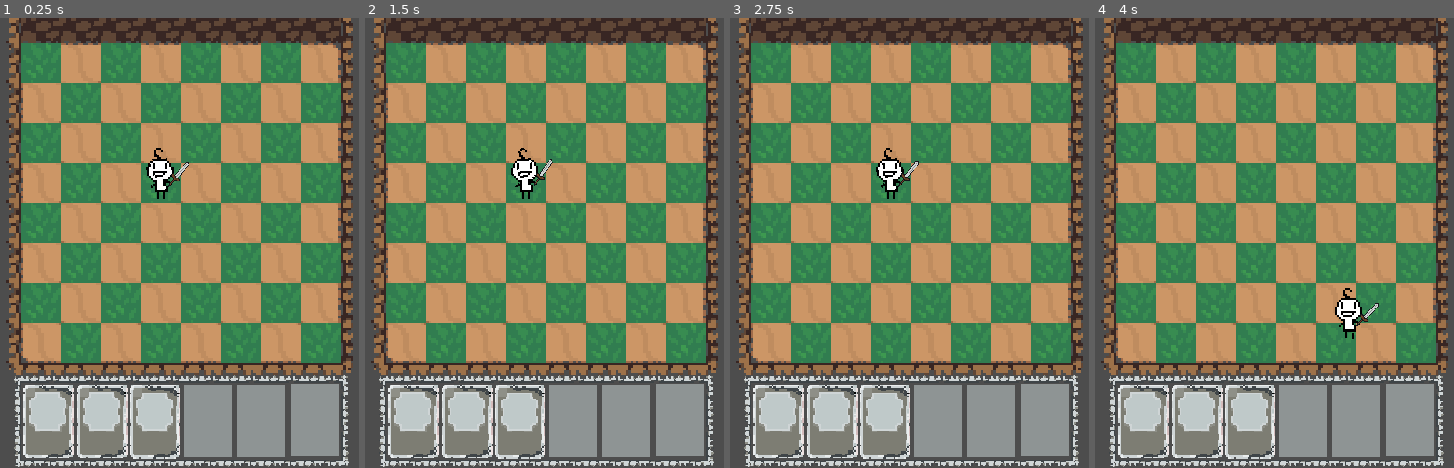
Above: before the commit, frames 1-4 (left to right).
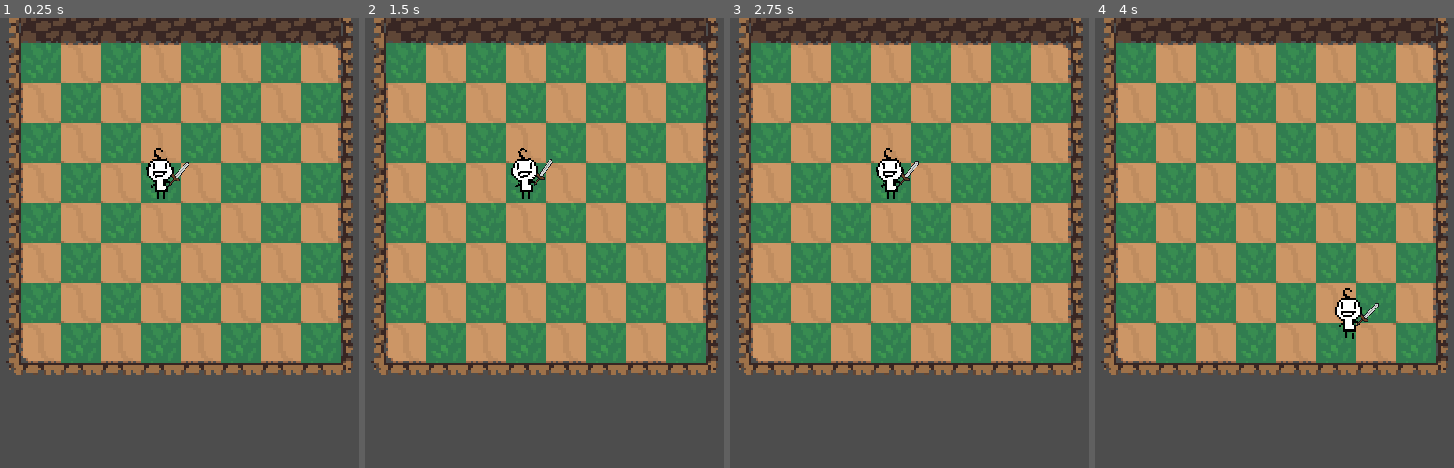
Above: after the commit, the same moments.

Repository: esp-ahz/demo
Game: Godot game, scene res://Level/demo_level/demo_level.tscn
Same seed, same stepped clock (60 frames per second), same inputs: the game is played once before the commit and once after it.
Inputs (mouse positions are in pixels of both pictures, inside the frame that each line leads up to):
- Up to frame 1 (0.25 s): no input
- Up to frame 2 (1.5 s): drag from (415, 423) to (627, 144) at 0.52 s; tap Enter at 1.25 s; drag from (465, 423) to (505, 333) at 1.27 s
- Up to frame 3 (2.75 s): tap Space at 2 s; move the mouse to (884, 423) at 2.02 s; press the mouse at (884, 423) at 2.03 s
- Up to frame 4 (4 s): release the mouse at (1249, 423) at 2.75 s; drag from (1235, 333) to (outside the picture) at 2.77 s; move the mouse to (outside the picture) at 3.52 s; press the mouse at (outside the picture) at 3.53 s

The runs differ from the first frame. In frame 1, 15% of the frame differs, in the area x 3-98%, y 79-100%; in frame 2, 15%; in frame 3, 15%; in frame 4, 15%.
Error after the commit: Invalid assignment of property or key 'cards' with value of type 'Array' on a base object of type 'Node2D (deck.gd)'. (res://Level/demo_level/demo_level.gd:20)

Commit message:
chore: generate cards when init level

Diff:
--- /dev/null
+++ b/Level/demo_level/demo_level.gd
@@ -0,0 +1,30 @@
+extends Node2D
+
+var card = preload("res://Card/card.tscn")
+var deck = preload("res://Deck/deck.tscn")
+
+const kMaxCardNum = 7
+const kCardNum = 5
+
+var _deck
+var _playerCard = []
+
+func init_player_card():
+	_playerCard.resize(kMaxCardNum)
+
+	for i in range(kCardNum):
+		_playerCard[i] = card.instantiate()
+
+	_deck = deck.instantiate()
+	_deck.position = Vector2(75, 908)
+	_deck.cards = _playerCard
+	_deck._render_deck()
+	add_child(_deck)
+
+
+func _ready():
+	init_player_card()
+
+
+func _process(delta):
+	pass
--- a/Level/demo_level/demo_level.tscn
+++ b/Level/demo_level/demo_level.tscn
@@ -1,5 +1,6 @@
-[gd_scene load_steps=21 format=3 uid="uid://ccssf4oxm2uka"]
-
+[gd_scene load_steps=20 format=3 uid="uid://ccssf4oxm2uka"]
+
+[ext_resource type="Script" path="res://Level/demo_level/demo_level.gd" id="1_mbudl"]
 [ext_resource type="Texture2D" uid="uid://byulaet3n0mjk" path="res://assets/World/DirtTileset.png" id="1_ny5t6"]
 [ext_resource type="Texture2D" uid="uid://xwmm5xdaoua3" path="res://assets/World/Grass.png" id="2_r5rkj"]
 [ext_resource type="Texture2D" uid="uid://c1p3rhbtj0ire" path="res://assets/World/GrassBackground.png" id="3_m0sii"]
@@ -10,8 +11,6 @@
 [ext_resource type="Script" path="res://Level/demo_level/TileMap.gd" id="8_fq72i"]
 [ext_resource type="Script" path="res://Level/demo_level/Camera.gd" id="9_p5yiv"]
 [ext_resource type="PackedScene" uid="uid://ckr5f1dlayii2" path="res://Player/player_dummy/player_dummy.tscn" id="10_y361g"]
-[ext_resource type="PackedScene" uid="uid://bpgcklclaiyiv" path="res://Deck/deck.tscn" id="11_mbbmm"]
-[ext_resource type="PackedScene" uid="uid://ck6cvin8qwktw" path="res://Card/card.tscn" id="12_qfhyo"]
 
 [sub_resource type="TileSetAtlasSource" id="TileSetAtlasSource_6ttqc"]
 texture = ExtResource("1_ny5t6")
@@ -255,6 +254,7 @@
 sources/6 = SubResource("TileSetAtlasSource_1vy12")
 
 [node name="demo_map" type="Node2D"]
+script = ExtResource("1_mbudl")
 
 [node name="TileMap" type="TileMap" parent="."]
 scale = Vector2(6, 6)
@@ -284,15 +284,3 @@
 
 [node name="CharacterBody2D" parent="." instance=ExtResource("10_y361g")]
 position = Vector2(144, 144)
-
-[node name="deck" parent="." instance=ExtResource("11_mbbmm")]
-position = Vector2(75, 908)
-
-[node name="card" parent="." instance=ExtResource("12_qfhyo")]
-position = Vector2(66, 908)
-
-[node name="card2" parent="." instance=ExtResource("12_qfhyo")]
-position = Vector2(195, 908)
-
-[node name="card3" parent="." instance=ExtResource("12_qfhyo")]
-position = Vector2(322, 909)
